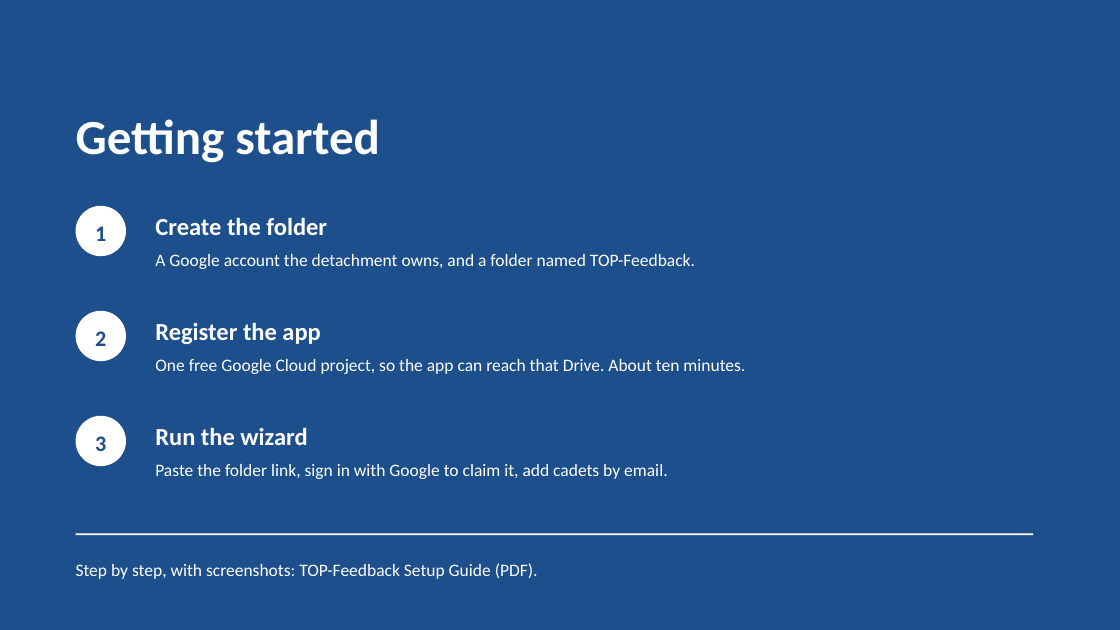
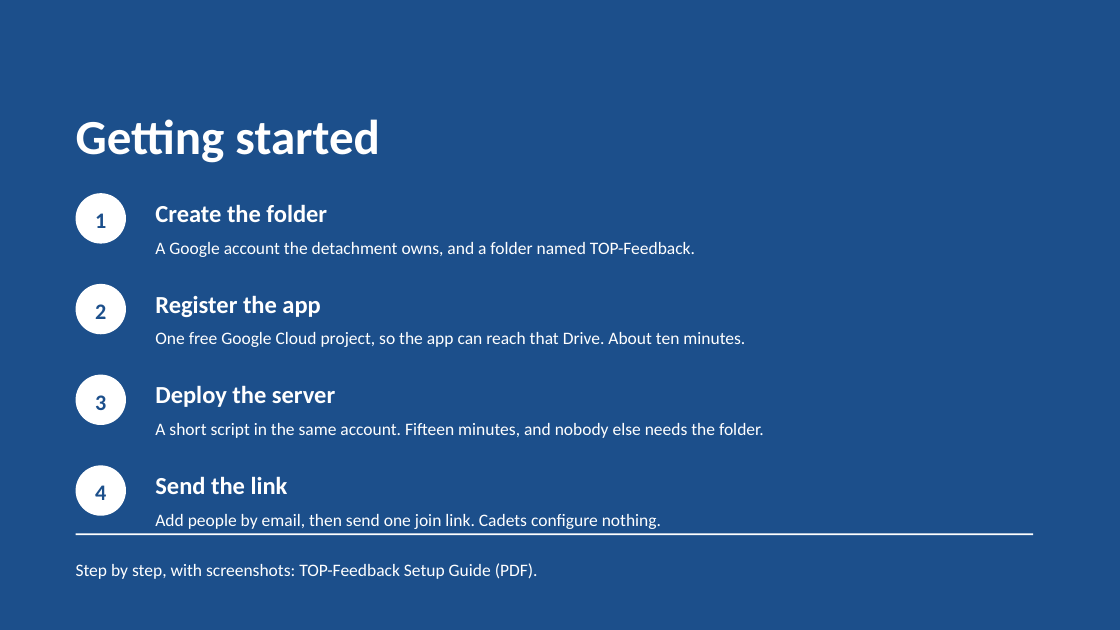
Before and after one commit to dmg-arts/my-pwa, a slide deck: slide 20 of docs/TOP-Feedback-Introduction.pptx (slide 17 before the commit). Drawn at 1120x630 pixels with LibreOffice and Linux fonts; fonts in the diff are those of the drawing. Boxes give left, top, right and bottom in pixels: in the first picture for what was removed or moved away, otherwise in the second. Text is boxed around its words. In the diff, an @@ line names an element or a change of style, - is before the commit and + after.

```diff
--- a/docs/TOP-Feedback-Introduction.pptx
+++ b/docs/TOP-Feedback-Introduction.pptx
@@ text "1": place and size @@
-text "1" at [95,226,106,241]
+text "1" at [95,213,106,228]
@@ ellipse: place and size @@
-ellipse at [76,206,126,256]
+ellipse at [76,193,126,244]
@@ text "Create the folder": place and size @@
-text "Create the folder" at [155,217,695,269]
+text "Create the folder" at [155,204,695,257]
@@ 2 texts, 1 ellipse: place and size @@
-2 texts, 1 ellipse at [76,311,745,374]
+2 texts, 1 ellipse at [76,284,745,347]
@@ text "3": place and size @@
-text "3" at [95,436,106,451]
+text "3" at [95,395,106,410]
@@ ellipse: place and size @@
-ellipse at [76,416,126,466]
+ellipse at [76,375,126,425]
@@ text added at [155,385,764,438], 15 pt, text #FFFFFF @@
+Deploy the server
+A short script in the same account. Fifteen minutes, and nobody else needs the folder.
@@ ellipse added at [76,465,126,516], fill #FFFFFF @@
@@ text at [155,476,661,529]: text changed @@
-Run the wizard
-Paste the folder link, sign in with Google to claim it, add cadets by email.
+Send the link
+Add people by email, then send one join link. Cadets configure nothing.
@@ text added at [95,485,106,500], 19 pt, text #1C4F8B, bold @@
+4
```
Also in this commit, not shown: 2 other slides changed, 4 slides added, 1 slide removed, 4 other files.
